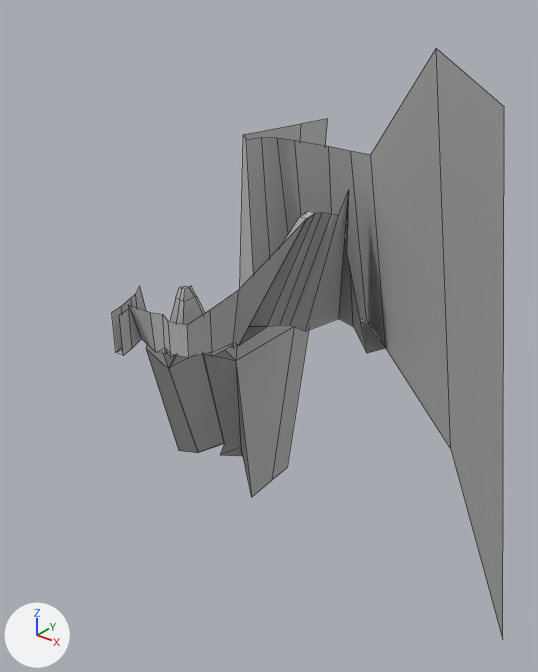
The FBX model Profundum/Assets/Levels/TheCliff/TheCliff.fbx: old version first, new version second.
Before and after are seen from a 50 mm lens placed at (243.0, -202.0, 145.0), pointed at (68.0, 17.0, 10.0). The axes (+X, +Y, +Z) are drawn at lower left. The lights are the same throughout. Mesh edges are drawn as thin lines. Where no turn or scale is listed for an object, it has been applied to the vertices. Vertices at the same position are counted once.

Objects in the first picture: 'TheCliff1'.
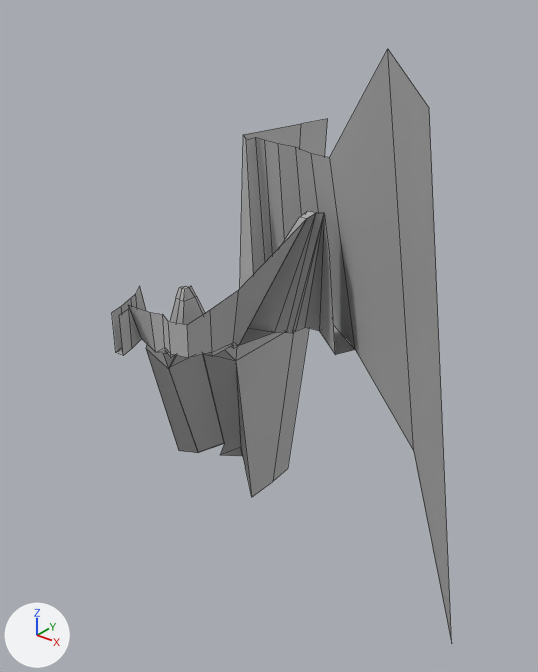
What differs and where, as boxes (x1, y1, x2, y2) in the pictures (538 x 672 px; the box of a moved part takes in the faces that stretch with it):
'TheCliff1', reshaped (13% narrower)
    before: (112, 48, 504, 639)
    after: (112, 49, 452, 644)
part 1 of me_mesh, moved or reshaped
    before: (241, 48, 504, 639)
    after: (241, 49, 452, 644)
part 2 of me_mesh, moved or reshaped
    both: (236, 327, 309, 497)

The change, as a diff of the scene's bpy script:
```diff
--- a/Profundum/Assets/Levels/TheCliff/TheCliff.fbx.py
+++ b/Profundum/Assets/Levels/TheCliff/TheCliff.fbx.py
@@ me_mesh @@
 me_mesh.from_pydata(...)  # 146 vertices, 121 faces; spans x -44.0..199.0, y -72.0..117.0, z -142.0..127.0
 # verts and faces of me_mesh; kept vertices keep their numbers, new ones are numbered from 146
+# me_mesh part 1
+delete_vertices([59, *range(68, 72), 106])  # with the faces that use them
+for i in [77, 102, 135, 138]: verts[i] += (-10.0, -9.0, 0.0)
+verts[6] = (52.0, 36.0, 1.0)  # moved, pixel (274, 332)
+verts[58] = (41.0, 45.0, 1.0)  # moved
+verts[60] = (41.0, 51.0, 1.0)  # moved
+verts[114] = (45.0, 55.0, 3.0)  # moved
+verts[61] = (59.0, 40.0, 1.0)  # moved, pixel (292, 333)
+verts[62] = (45.0, 55.0, 1.0)  # moved
+verts[113] = (48.0, 55.0, 1.0)  # moved
+verts[63] = (59.0, 43.0, 1.0)  # moved, pixel (295, 331)
+verts[64] = (55.0, 58.0, 1.0)  # moved
+verts[65] = (60.0, 49.0, 1.0)  # moved, pixel (305, 327)
+verts[74] = (37.0, 42.0, 84.0)  # moved, pixel (255, 137)
+verts[75] = (43.0, 41.0, 84.0)  # moved, pixel (264, 139)
+verts[76] = (52.0, 38.0, 84.0)  # moved, pixel (277, 143)
+verts[107] = (90.0, 22.0, 49.0)  # moved, pixel (329, 256)
+verts[100] = (68.0, 60.0, 1.0)  # moved
+verts[101] = (67.0, 49.0, 1.0)  # moved, pixel (319, 330)
+verts[105] = (82.0, 30.0, 84.0)  # moved, pixel (329, 157)
+verts[103] = (87.0, 33.0, 2.0)  # moved, pixel (335, 354)
+verts[137] = (190.0, -67.0, -6.0)  # moved, pixel (451, 643)
+verts[104] = (69.0, 36.0, 83.0)  # moved, pixel (311, 153)
+verts[111] = (42.0, 54.0, 1.0)  # moved
+verts[112] = (47.0, 51.0, 1.0)  # moved
+verts[136] = (131.0, -16.0, 127.0)  # moved, pixel (387, 48)
+verts[146] = (56.0, 39.0, 1.0)  # pixel (286, 332)
+verts[147] = (81.0, 29.0, 63.0)  # pixel (324, 212)
+faces += [(6, 146, 58, 14), (58, 146, 61, 60), (6, 67, 146), (61, 146, 67, 147), (61, 147, 63), (63, 147, 65)]
+faces += [(65, 147, 101), (101, 147, 107, 103)]
+# me_mesh part 2
+verts[82] = (0.0, 116.0, -142.0)  # moved, pixel (287, 468)
+verts[118] = (1.0, 99.0, -142.0)  # moved, pixel (272, 481)
 me_mesh.materials.append(mat_lambert1)
```
